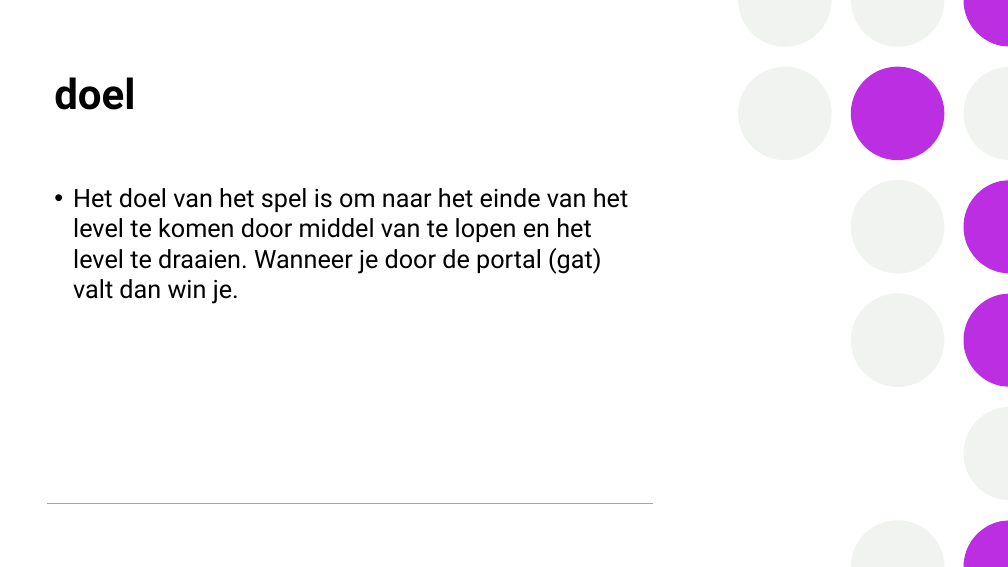
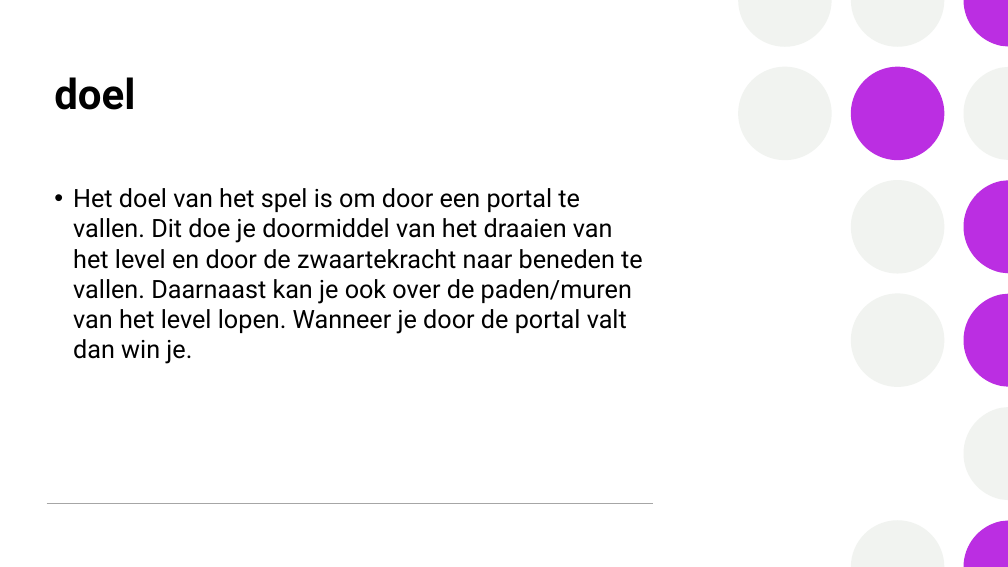
Before and after one commit to Tatum13/Project_Muse, a slide deck: slide 7 of Documentatie/Design/How_to_disappear.pptx. Drawn at 1008x567 pixels with LibreOffice and Linux fonts; fonts in the diff are those of the drawing. Boxes give left, top, right and bottom in pixels: in the first picture for what was removed or moved away, otherwise in the second. Text is boxed around its words. In the diff, an @@ line names an element or a change of style, - is before the commit and + after.

Commit message:
documentatie vebeterd door feedback

```diff
--- a/Documentatie/Design/How_to_disappear.pptx
+++ b/Documentatie/Design/How_to_disappear.pptx
@@ text at [73, 188, 643, 364]: text changed @@
-• Het doel van het spel is om naar het einde van het level te komen door middel van te lopen en het level te draaien. Wanneer je door de portal (gat) valt dan win je.
+• Het doel van het spel is om door een portal te vallen. Dit doe je doormiddel van het draaien van het level en door de zwaartekracht naar beneden te vallen. Daarnaast kan je ook over de paden/muren van het level lopen. Wanneer je door de portal valt dan win je.
```
Also in this commit, not shown: 4 other slides changed, 4 other files.
